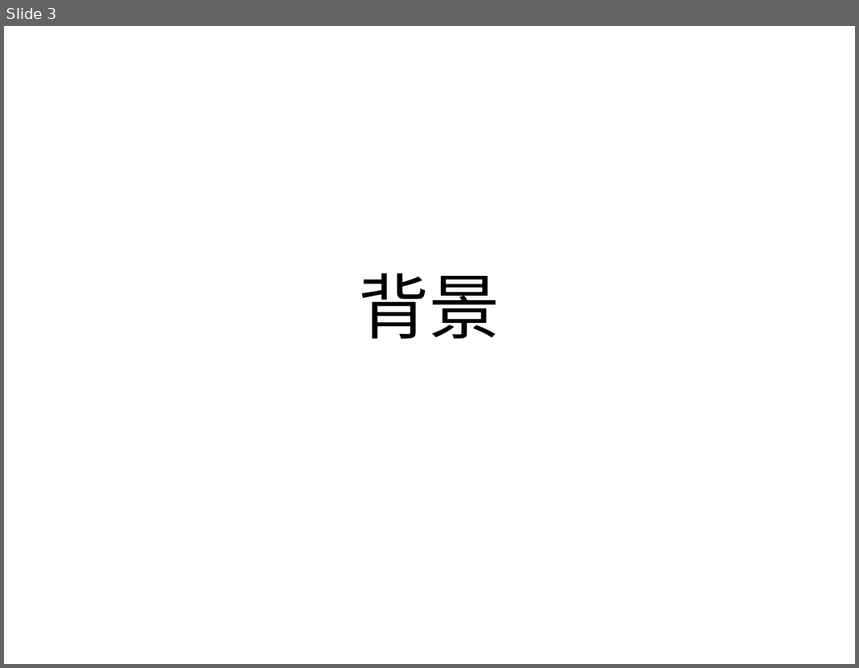
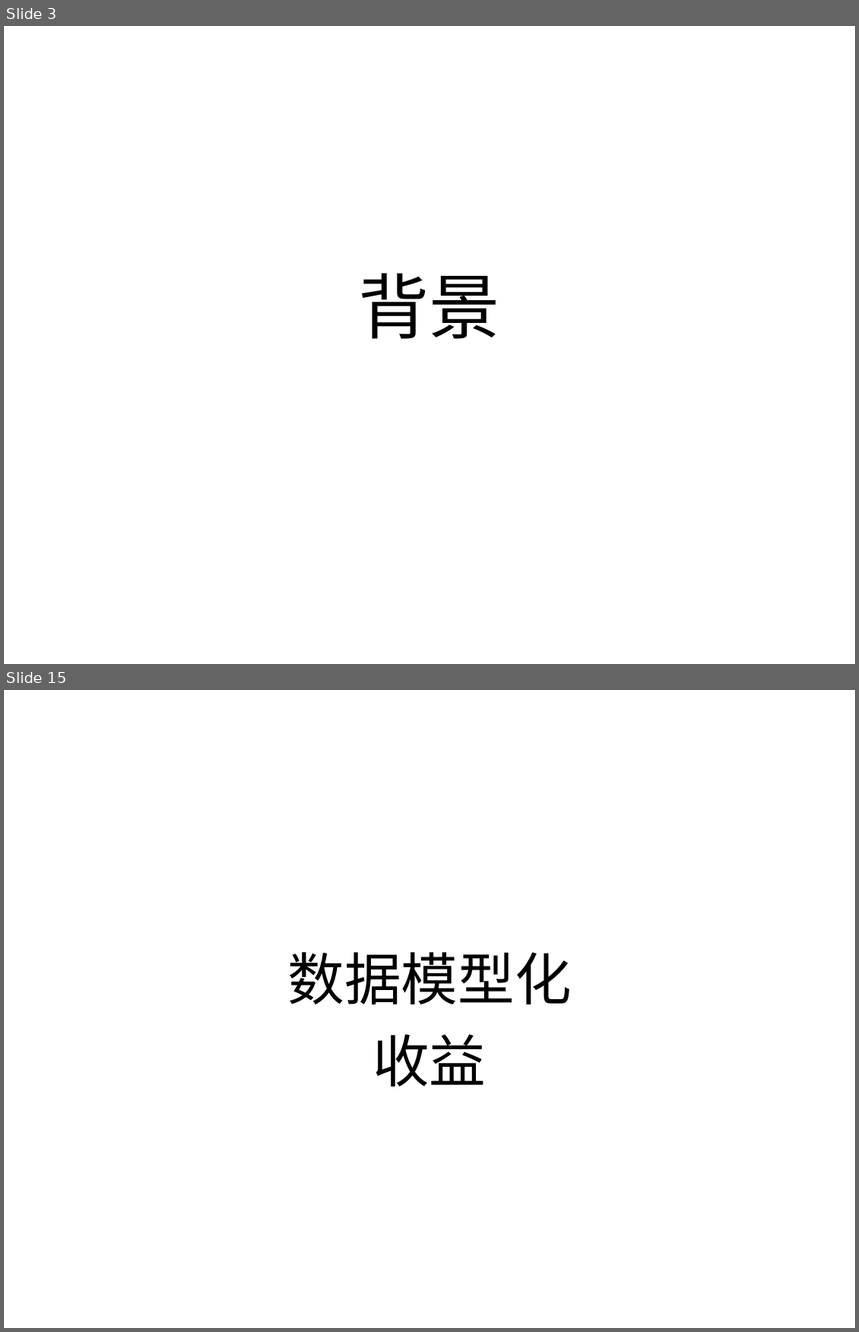
Before and after one commit to yibit/jigsaw, a slide deck: 让任何人迅速成为大前端开发者.pptx. Shown one above the other, each under a label of ours: slide 3 before the commit, slides 3 and 15 after it; the slides between them are not shown. The pictures are 859x668 and 859x1332 pixels, drawn with LibreOffice and Linux fonts; fonts in the diff are those of the drawing. Boxes give left, top, right and bottom in pixels: in the first picture for what was removed or moved away, otherwise in the second. Text is boxed around its words. In the diff, an @@ line names an element or a change of style, - is before the commit and + after.

```diff
--- a/让任何人迅速成为大前端开发者.pptx
+++ b/让任何人迅速成为大前端开发者.pptx
@@ slide 15 added at (x1=4, y1=690, x2=855, y2=1328), background #FFFFFF @@
@@ title added at (x1=287, y1=952, x2=571, y2=1005), 48 pt, text #000000 @@
+数据模型化
@@ text added at (x1=373, y1=1034, x2=486, y2=1087), 48 pt, text #000000 @@
+收益
```
Also in this commit, not shown: 2 slides changed, 22 other slides added.
